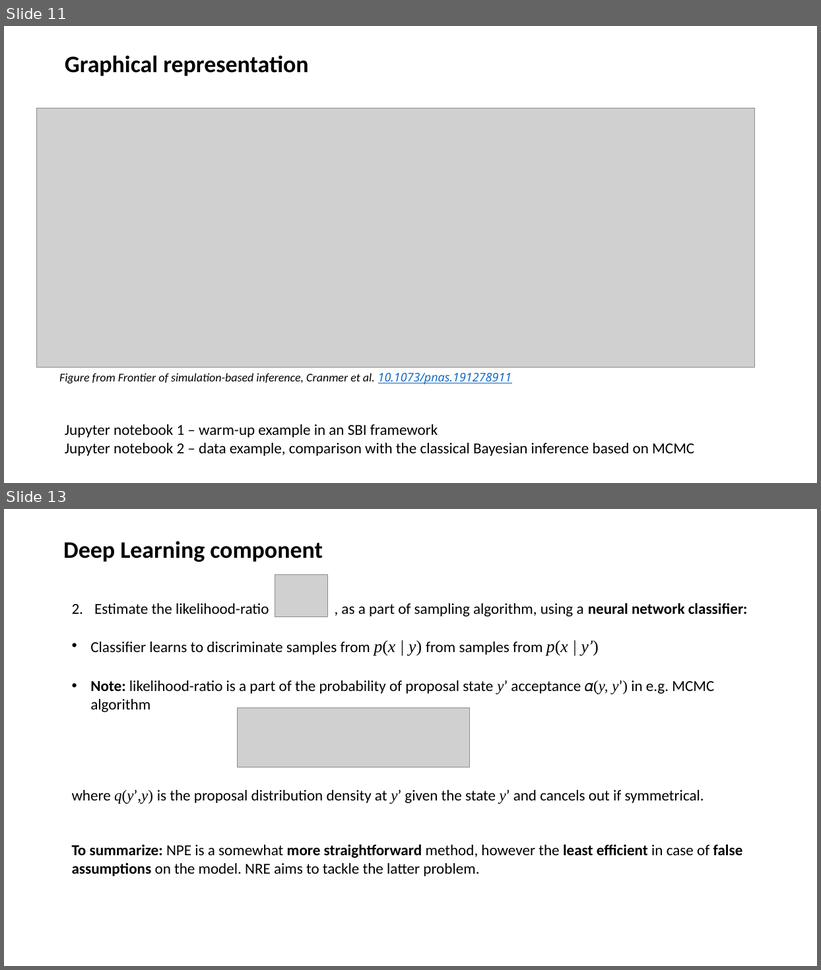
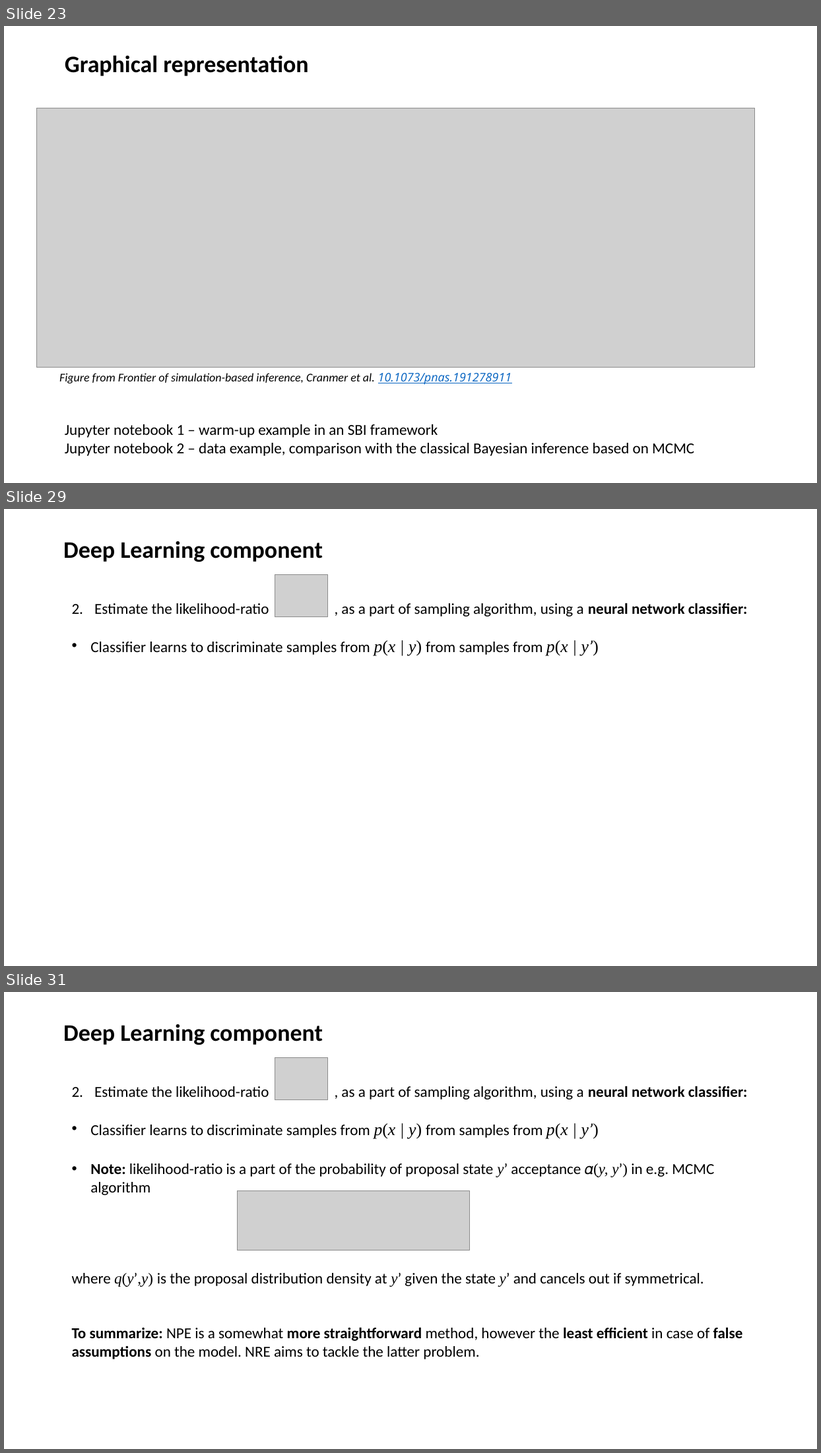
Before and after one commit to albazarova/sbi_intro, a slide deck: SBI_tutorial_v1.2.pptx. Shown one above the other, each under a label of ours: slides 11 and 13 before the commit, slides 23, 29 and 31 after it; the slides between them are not shown. The pictures are 821x970 and 821x1453 pixels, drawn with LibreOffice and Linux fonts; fonts in the diff are those of the drawing; grey boxes stand for pictures. Boxes give left, top, right and bottom in pixels: in the first picture for what was removed or moved away, otherwise in the second. Text is boxed around its words. In the diff, an @@ line names an element or a change of style, - is before the commit and + after.

```diff
--- a/SBI_tutorial_v1.2.pptx
+++ b/SBI_tutorial_v1.2.pptx
@@ slide 29 added at [4,509,817,966], background #FFFFFF @@
@@ text added at [63,541,323,562], 28 pt, text #000000, bold @@
+Deep Learning component
@@ picture added at [275,575,328,618] @@
@@ text added at [90,603,748,656], 18 pt, text #000000 @@
+2. Estimate the likelihood-ratio , as a part of sampling algorithm, using a neural network classifier:
+• Classifier learns to discriminate samples from p(x | y) from samples from p(x | y’)
@@ what was slide 11 is now slide 23 @@
@@ what was slide 13 is now slide 31 @@
```
Also in this commit, not shown: 4 slides changed, 20 other slides added.
